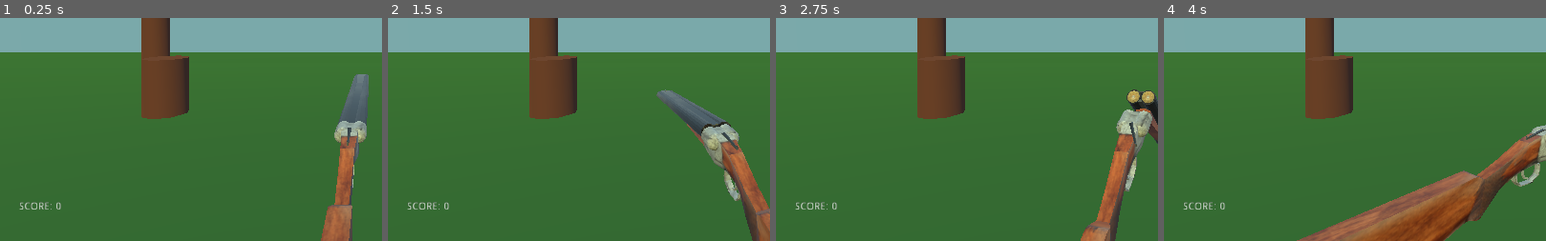
Above: before the commit, frames 1-4 (left to right).
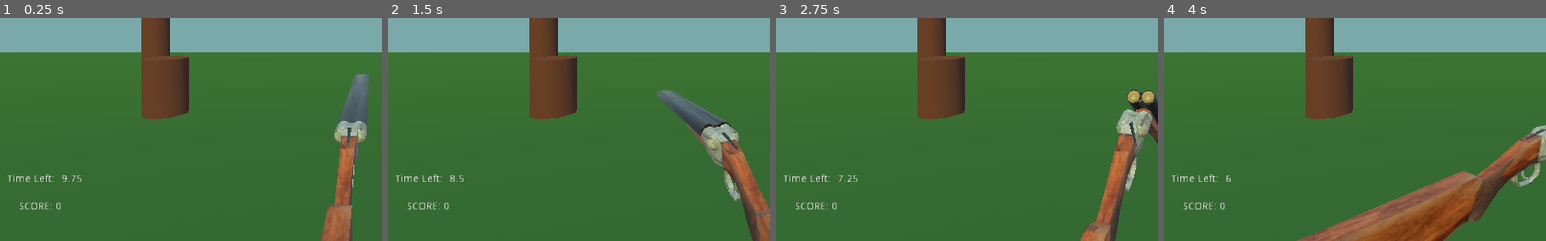
Above: after the commit, the same moments.

Repository: zMenta/CapsuleHunt3D
Game: Godot game, scene res://Main/Main.tscn
Same seed, same stepped clock (60 frames per second), same inputs: the game is played once before the commit and once after it.
Inputs (mouse positions are % of the whole screen's width and height, from its top left):
- Up to frame 1 (0.25 s): no input
- Up to frame 2 (1.5 s): tap Enter at 0.5 s; move the mouse to (72, 45) at 0.52 s; press the mouse at (72, 45) at 0.53 s; tap Space at 1.25 s; move the mouse to (30, 55) at 1.27 s; release the mouse at (30, 55) at 1.28 s; click (30, 55) at 1.35 s
- Up to frame 3 (2.75 s): move the mouse to (60, 28) at 2.02 s; press the mouse at (60, 28) at 2.03 s
- Up to frame 4 (4 s): move the mouse to (45, 70) at 2.77 s; release the mouse at (45, 70) at 2.78 s; click (45, 70) at 2.85 s; move the mouse to (80, 65) at 3.52 s; press the mouse at (80, 65) at 3.53 s
The pictures show only the part of the screen within x 1-51%, y 50-100%; the shares and areas given below are measured in that part.

The runs differ from the first frame. In frame 1, 0.2% of the frame differs, in the area x 2-22%, y 70-74%; in frame 2, 0.2%; in frame 3, 0.2%; in frame 4, 0.2%.

Commit message:
Basic on TimeDuck Kill time increase

Diff:
--- a/DuckHunt3D/Gui/GUI.gd
+++ b/DuckHunt3D/Gui/GUI.gd
@@ -16,3 +16,7 @@
 
 func switch_visibility_time_up_label() -> void:
 	$TimesUpLabel.visible = not $TimesUpLabel.visible
+
+
+func change_time_label(new_value: float) -> void:
+	$TimeLabel.text = str(new_value)
--- a/DuckHunt3D/Gui/GUI.tscn
+++ b/DuckHunt3D/Gui/GUI.tscn
@@ -110,3 +110,17 @@
 margin_right = 559.0
 margin_bottom = 125.0
 text = "Time's Up! Good try."
+
+[node name="TimeLabel" type="Label" parent="."]
+margin_left = 94.0
+margin_top = 510.0
+margin_right = 134.0
+margin_bottom = 524.0
+text = "00"
+
+[node name="TimeTextLabel" type="Label" parent="."]
+margin_left = 21.0
+margin_top = 510.0
+margin_right = 85.0
+margin_bottom = 524.0
+text = "Time Left:"
--- a/DuckHunt3D/Main/Main.gd
+++ b/DuckHunt3D/Main/Main.gd
@@ -6,6 +6,9 @@
 
 func _ready() -> void:
 	randomize()
+
+func _process(_delta) -> void:
+	$GUI.change_time_label($GameTimer.time_left)
 
 
 func _on_Level_duck_spawned(duck: KinematicBody) -> void:
@@ -18,7 +21,7 @@
 		current_score += 100
 		$GUI.change_score(current_score)
 	if duck_body.is_in_group("time_duck"):
-		pass
+		$GameTimer.start($GameTimer.time_left + 4.0)
 
 
 func _on_GameTimer_timeout():
